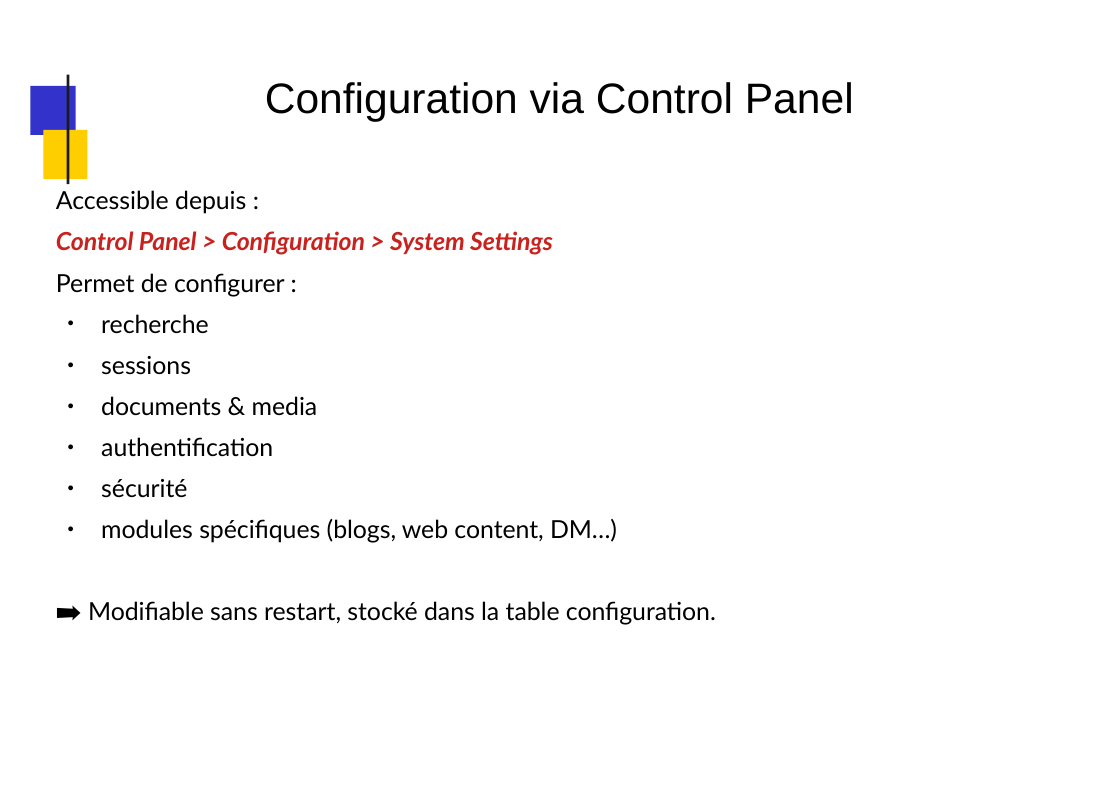
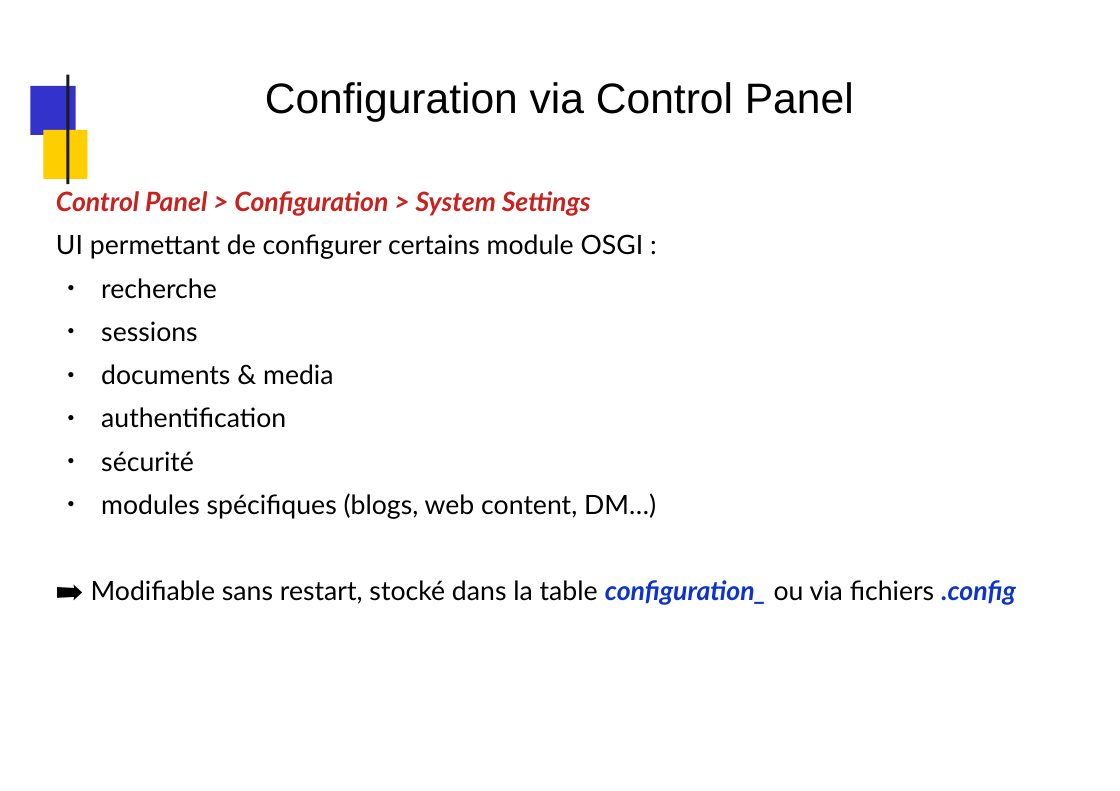
Before and after one commit to dthibau/liferay, a slide deck: slide 82 of Lrd7.pptx (slide 74 before the commit). Drawn at 1120x791 pixels with LibreOffice and Linux fonts; fonts in the diff are those of the drawing; background and template pictures are left out. Boxes give left, top, right and bottom in pixels: in the first picture for what was removed or moved away, otherwise in the second. Text is boxed around its words. In the diff, an @@ line names an element or a change of style, - is before the commit and + after.

```diff
--- a/Lrd7.pptx
+++ b/Lrd7.pptx
@@ text at (x1=56, y1=190, x2=246, y2=214): paragraph removed @@
-Accessible depuis :
@@ text at (x1=56, y1=191, x2=656, y2=519): size 18.7 to 20 pt in "Control Panel > Configuration > System Settings", "recherche", "sessions", "documents & media" and 3 more places @@
@@ text at (x1=56, y1=234, x2=644, y2=259): text changed; size 18.7 to 20 pt @@
-Permet de configurer :
+UI permettant de configurer certains module OSGI :
@@ text at (x1=91, y1=580, x2=1016, y2=605): text changed; size 18.7 to 20 pt @@
-➡ Modifiable sans restart, stocké dans la table configuration.
+➡ Modifiable sans restart, stocké dans la table configuration_ ou via fichiers .config
```
Also in this commit, not shown: 61 other slides changed, 31 slides added, 12 slides removed, 5 other files.
